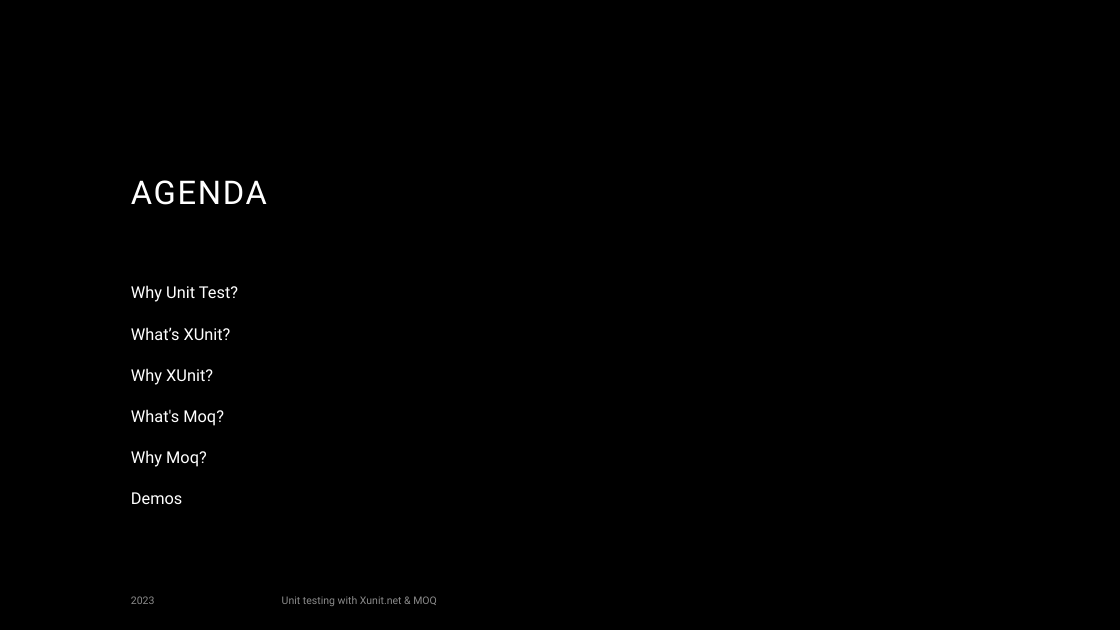
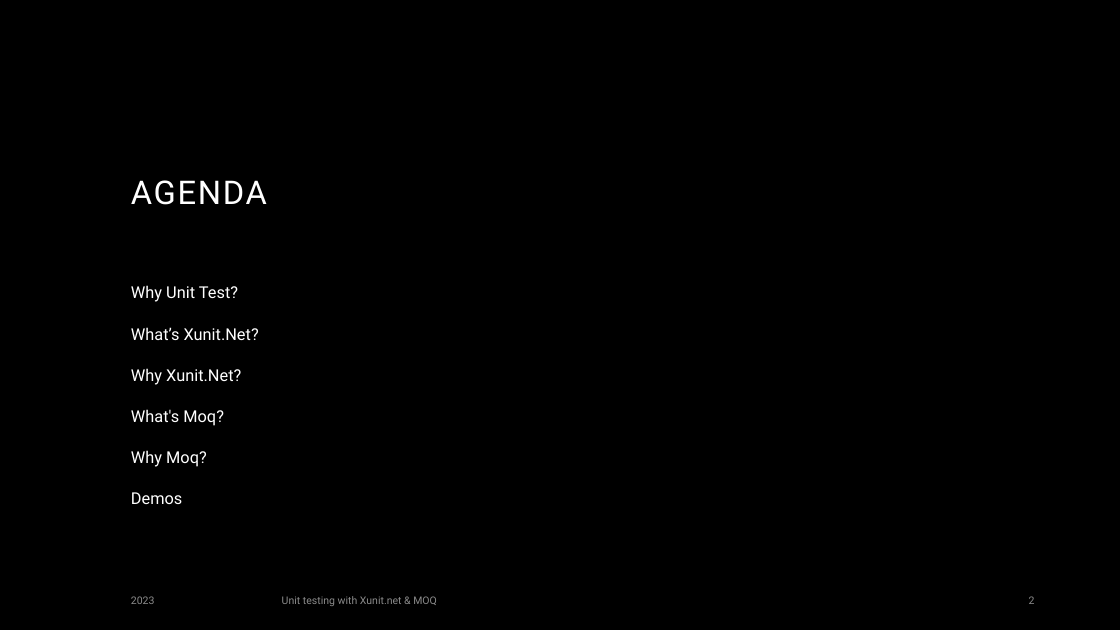
Before and after one commit to rysjones/XUnitPresentation, a slide deck: slide 2 of Presentation/Unit Testing with Xunit - Moq.pptx. Drawn at 1120x630 pixels with LibreOffice and Linux fonts; fonts in the diff are those of the drawing; background and template pictures are left out. Boxes give left, top, right and bottom in pixels: in the first picture for what was removed or moved away, otherwise in the second. Text is boxed around its words. In the diff, an @@ line names an element or a change of style, - is before the commit and + after.

```diff
--- a/Presentation/Unit Testing with Xunit - Moq.pptx
+++ b/Presentation/Unit Testing with Xunit - Moq.pptx
@@ text at [131, 327, 259, 385]: text changed @@
-What’s XUnit?
-Why XUnit?
+What’s Xunit.Net?
+Why Xunit.Net?
@@ page number added at [1029, 596, 1035, 604], 9 pt, text #8C8C8C @@
+2
```
Also in this commit, not shown: 3 other slides changed.
